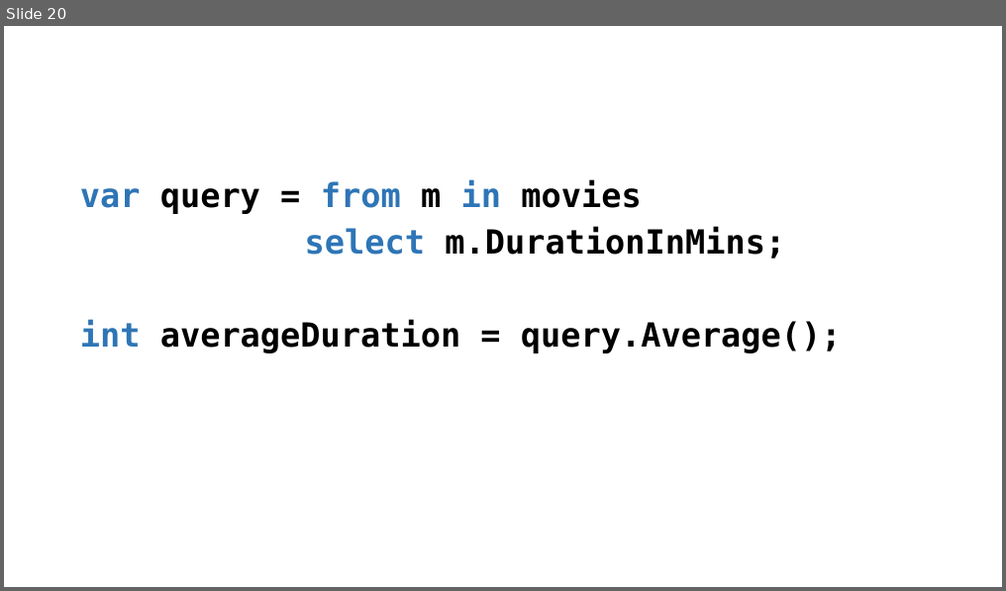
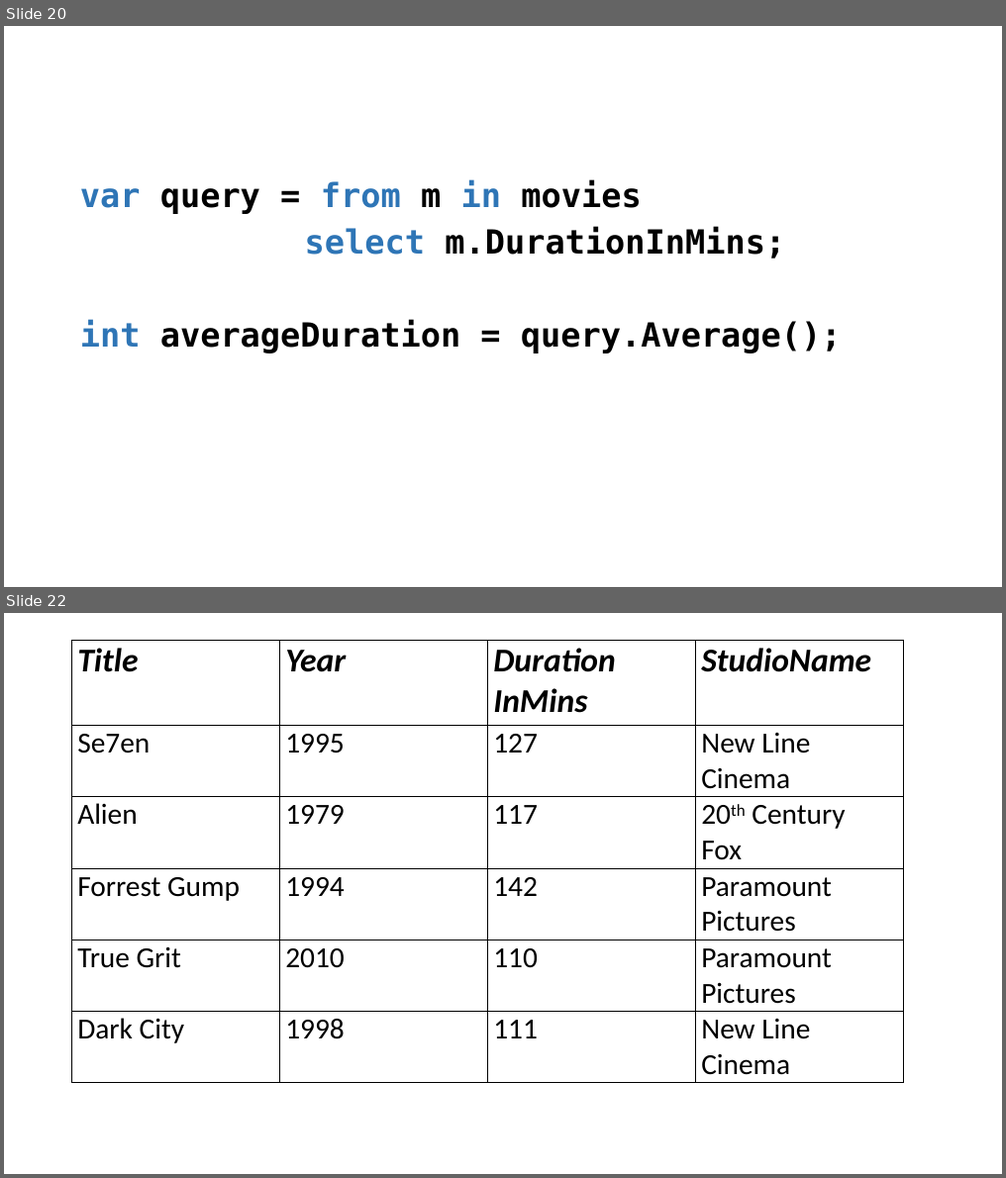
Before and after one commit to perl-easj/Teaching-materials, a slide deck: CSharpProgramming/Presentations/LINQ.pptx. Shown one above the other, each under a label of ours: slide 20 before the commit, slides 20 and 22 after it; the slides between them are not shown. The pictures are 1006x591 and 1006x1178 pixels, drawn with LibreOffice and Linux fonts; fonts in the diff are those of the drawing. Boxes give left, top, right and bottom in pixels: in the first picture for what was removed or moved away, otherwise in the second. Text is boxed around its words. In the diff, an @@ line names an element or a change of style, - is before the commit and + after.

```diff
--- a/CSharpProgramming/Presentations/LINQ.pptx
+++ b/CSharpProgramming/Presentations/LINQ.pptx
@@ slide 22 added at (x1=4, y1=613, x2=1002, y2=1174), background #FFFFFF @@
@@ table added at (x1=72, y1=640, x2=905, y2=1083), 6 rows, 4 columns @@
+Title | Year | Duration / InMins | StudioName
+Se7en | 1995 | 127 | New Line Cinema
+Alien | 1979 | 117 | 20th Century / Fox
+Forrest Gump | 1994 | 142 | Paramount Pictures
+True Grit | 2010 | 110 | Paramount Pictures
+Dark City | 1998 | 111 | New Line Cinema
```
Also in this commit, not shown: 1 slide changed, 9 other slides added, 1 other file.
